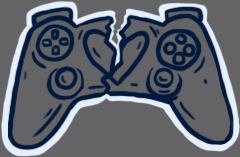
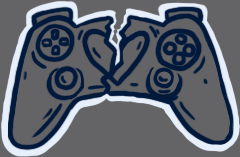
Layer changes from the first 240x157 image to the second:
added layer "no controler" (1st of 2) above "no controler" over [1, 0, 240, 157]
